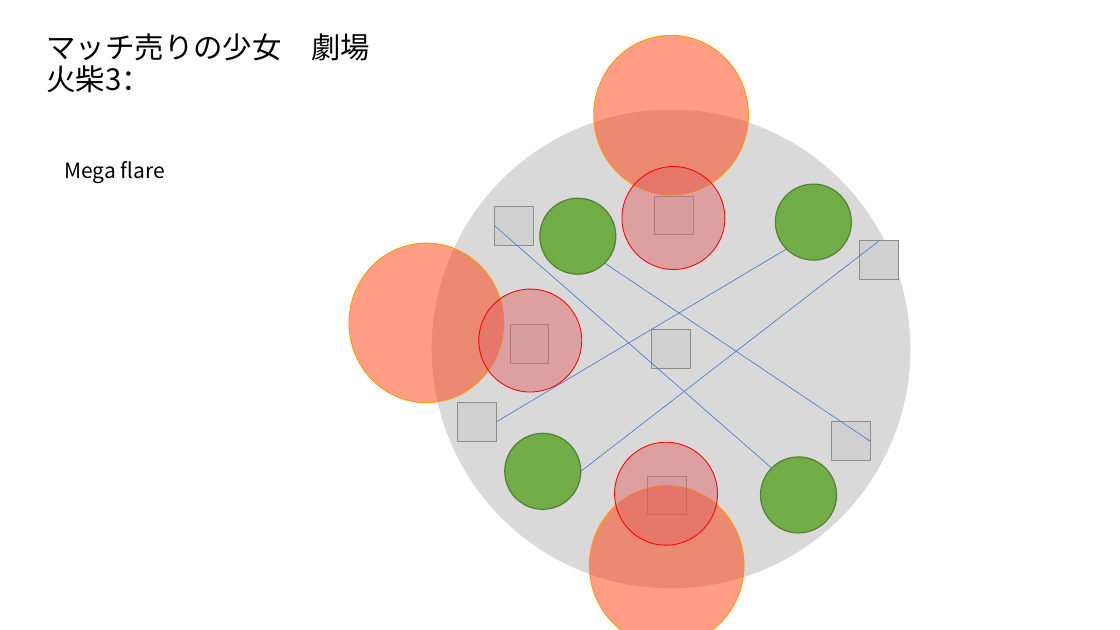
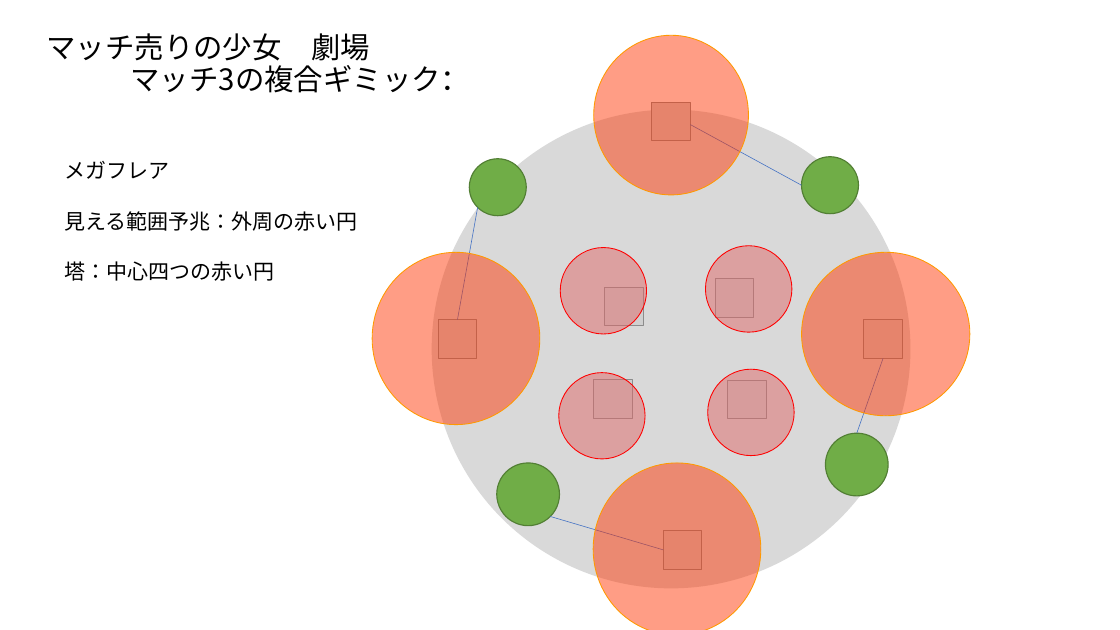
Before and after one commit to ZafkielR/Tiera, a slide deck: slide 38 of Graphic Presentation.pptx. Drawn at 1120x630 pixels with LibreOffice and Linux fonts; fonts in the diff are those of the drawing; grey boxes stand for pictures. Boxes give left, top, right and bottom in pixels: in the first picture for what was removed or moved away, otherwise in the second. Text is boxed around its words. In the diff, an @@ line names an element or a change of style, - is before the commit and + after.

Commit message:
マッチ売り少女劇場　ギミック説明完了

```diff
--- a/Graphic Presentation.pptx
+++ b/Graphic Presentation.pptx
@@ title at [47, 33, 471, 93]: text changed @@
-マッチ売りの少女 劇場
-火柴3：
+マッチ売りの少女 劇場
+マッチ3の複合ギミック：
@@ picture: place and size @@
-picture at [655, 197, 693, 235]
+picture at [652, 102, 691, 140]
@@ line moved from (870, 441) - (605, 263) to (691, 124) - (802, 186) @@
@@ text at [65, 161, 358, 281]: text changed @@
-Mega flare
+メガフレア
+見える範囲予兆：外周の赤い円
+塔：中心四つの赤い円
@@ ellipse: place and size @@
-ellipse at [760, 457, 837, 534]
+ellipse at [470, 159, 527, 216]
@@ ellipse: place and size @@
-ellipse at [540, 198, 617, 275]
+ellipse at [802, 157, 859, 214]
@@ line moved from (772, 468) - (495, 226) to (478, 208) - (458, 320) @@
@@ ellipse: place and size @@
-ellipse at [349, 243, 503, 402]
+ellipse at [372, 252, 540, 424]
@@ ellipse: place and size @@
-ellipse at [622, 166, 725, 270]
+ellipse at [560, 248, 647, 334]
@@ ellipse: place and size @@
-ellipse at [479, 289, 582, 392]
+ellipse at [706, 246, 792, 333]
@@ ellipse added at [802, 252, 970, 416], fill #FF3300 at 48% opacity, outline #FF9900 0.75 pt @@
@@ picture: place and size @@
-picture at [458, 402, 497, 441]
+picture at [605, 287, 644, 326]
@@ picture: place and size @@
-picture at [832, 422, 870, 460]
+picture at [715, 279, 754, 318]
@@ picture: place and size @@
-picture at [648, 476, 686, 515]
+picture at [439, 320, 477, 359]
@@ picture: place and size @@
-picture at [511, 324, 549, 363]
+picture at [864, 320, 902, 359]
@@ line moved from (786, 249) - (497, 422) to (857, 434) - (883, 359) @@
@@ ellipse: place and size @@
-ellipse at [615, 442, 718, 545]
+ellipse at [559, 373, 645, 460]
@@ picture: place and size @@
-picture at [495, 207, 534, 245]
+picture at [594, 380, 633, 418]
@@ ellipse added at [708, 370, 795, 456], fill #E06666 at 49% opacity, outline #FF0000 0.75 pt @@
@@ picture: place and size @@
-picture at [652, 330, 691, 369]
+picture at [728, 381, 766, 419]
@@ ellipse: place and size @@
-ellipse at [776, 184, 852, 260]
+ellipse at [826, 434, 889, 497]
@@ ellipse: place and size @@
-ellipse at [505, 434, 581, 510]
+ellipse at [497, 463, 560, 526]
@@ ellipse: place and size @@
-ellipse at [590, 486, 744, 630]
+ellipse at [593, 463, 761, 630]
@@ line moved from (581, 471) - (880, 241) to (550, 517) - (664, 550) @@
@@ picture: place and size @@
-picture at [860, 241, 899, 280]
+picture at [664, 531, 702, 570]
```
Also in this commit, not shown: 1 other slide changed, 3 other files.
